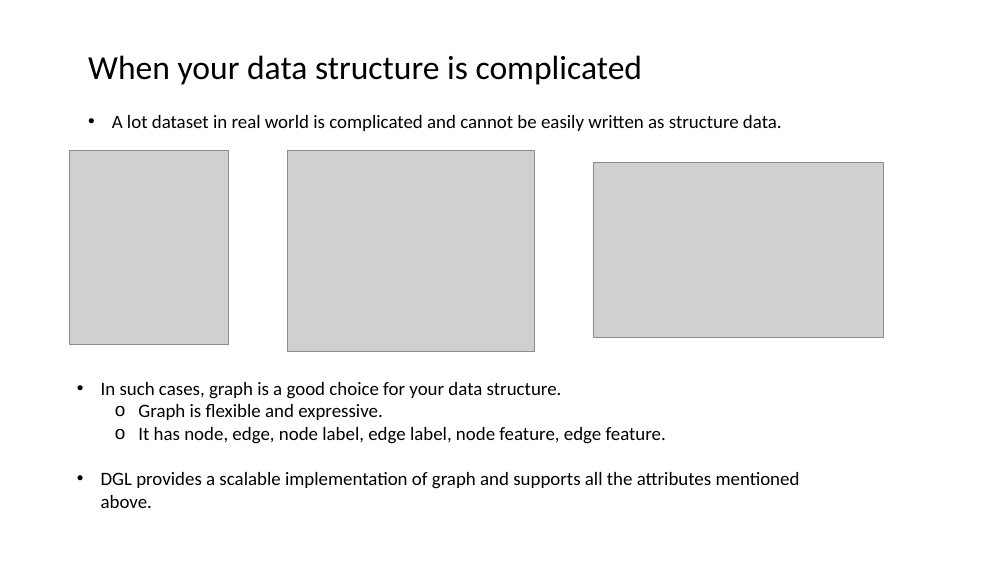
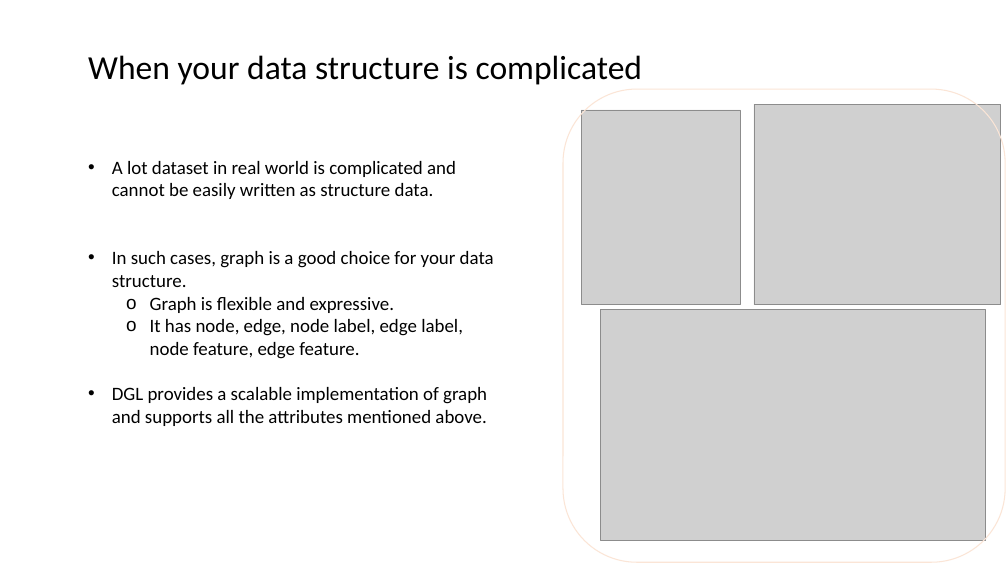
Before and after one commit to 596050/DGL_Internal_Workshop_April2020, a slide deck: slide 6 of Session02.pptx. Drawn at 1008x567 pixels with LibreOffice and Linux fonts; fonts in the diff are those of the drawing; grey boxes stand for pictures. Boxes give left, top, right and bottom in pixels: in the first picture for what was removed or moved away, otherwise in the second. Text is boxed around its words. In the diff, an @@ line names an element or a change of style, - is before the commit and + after.

```diff
--- a/Session02.pptx
+++ b/Session02.pptx
@@ rounded rectangle added at [563,89,1006,563], outline #FBE5D6 1 pt @@
@@ text at [112,115,782,131]: paragraph removed @@
-• A lot dataset in real world is complicated and cannot be easily written as structure data.
@@ picture: place and size @@
-picture at [70,150,229,345]
+picture at [582,110,741,304]
@@ picture: place and size @@
-picture at [287,150,535,352]
+picture at [754,104,1001,306]
@@ text "A lot dataset in real ...": place and size @@
-text "A lot dataset in real ..." at [101,382,800,508]
+text "A lot dataset in real ..." at [112,161,494,426]
@@ text at [112,161,456,199]: paragraph added @@
+• A lot dataset in real world is complicated and cannot be easily written as structure data.
@@ picture: place and size @@
-picture at [593,163,884,337]
+picture at [601,309,986,540]
```
Also in this commit, not shown: 6 other slides changed.
